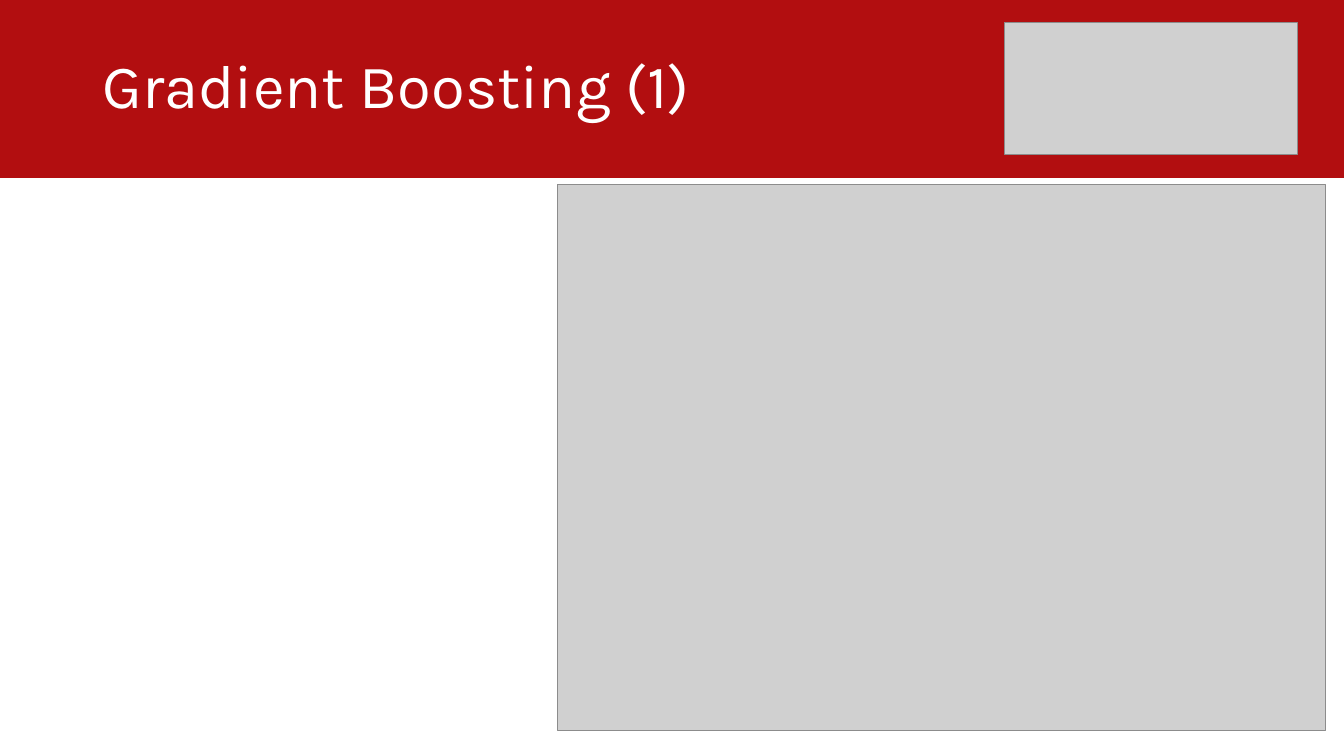
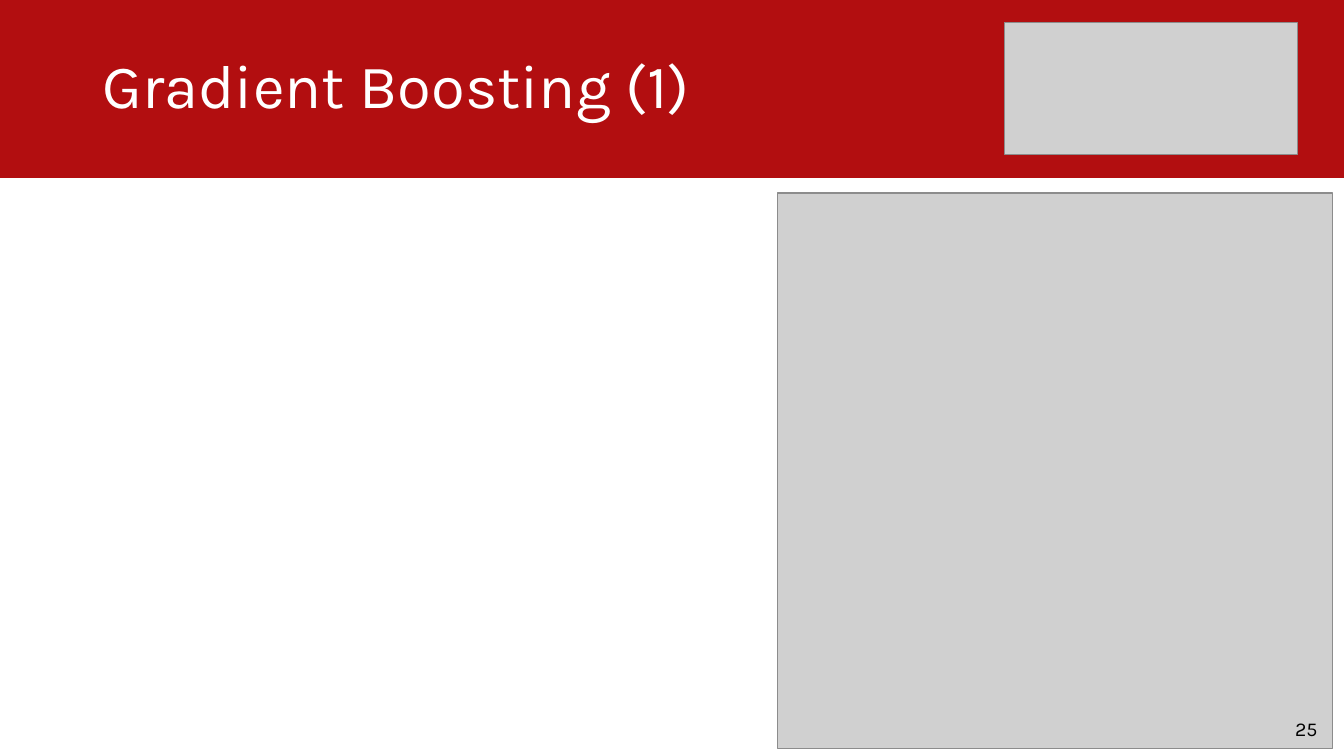
Before and after one commit to lucavarotto/vinted-scraper-and-business-analysis, a slide deck: slide 26 of Presentazione.pptx (slide 7 before the commit). Drawn at 1344x756 pixels with LibreOffice and Linux fonts; fonts in the diff are those of the drawing; grey boxes stand for pictures. Boxes give left, top, right and bottom in pixels: in the first picture for what was removed or moved away, otherwise in the second. Text is boxed around its words. In the diff, an @@ line names an element or a change of style, - is before the commit and + after.

```diff
--- a/Presentazione.pptx
+++ b/Presentazione.pptx
@@ picture: place and size @@
-picture at (558,185,1326,730)
+picture at (777,193,1333,748)
@@ text added at (1295,723,1317,736), 14 pt, text #000000 @@
+25
```
Also in this commit, not shown: 3 other slides changed, 36 slides added, 5 slides removed, 48 other files.
